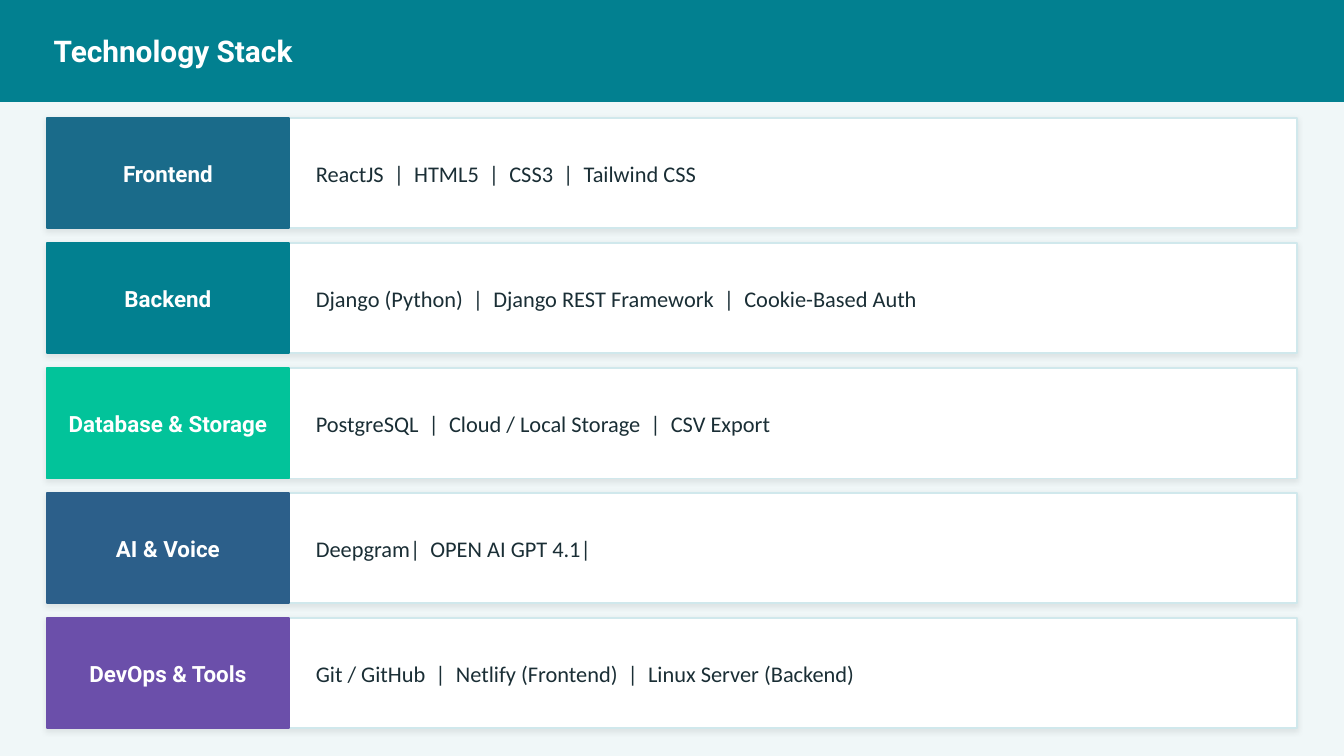
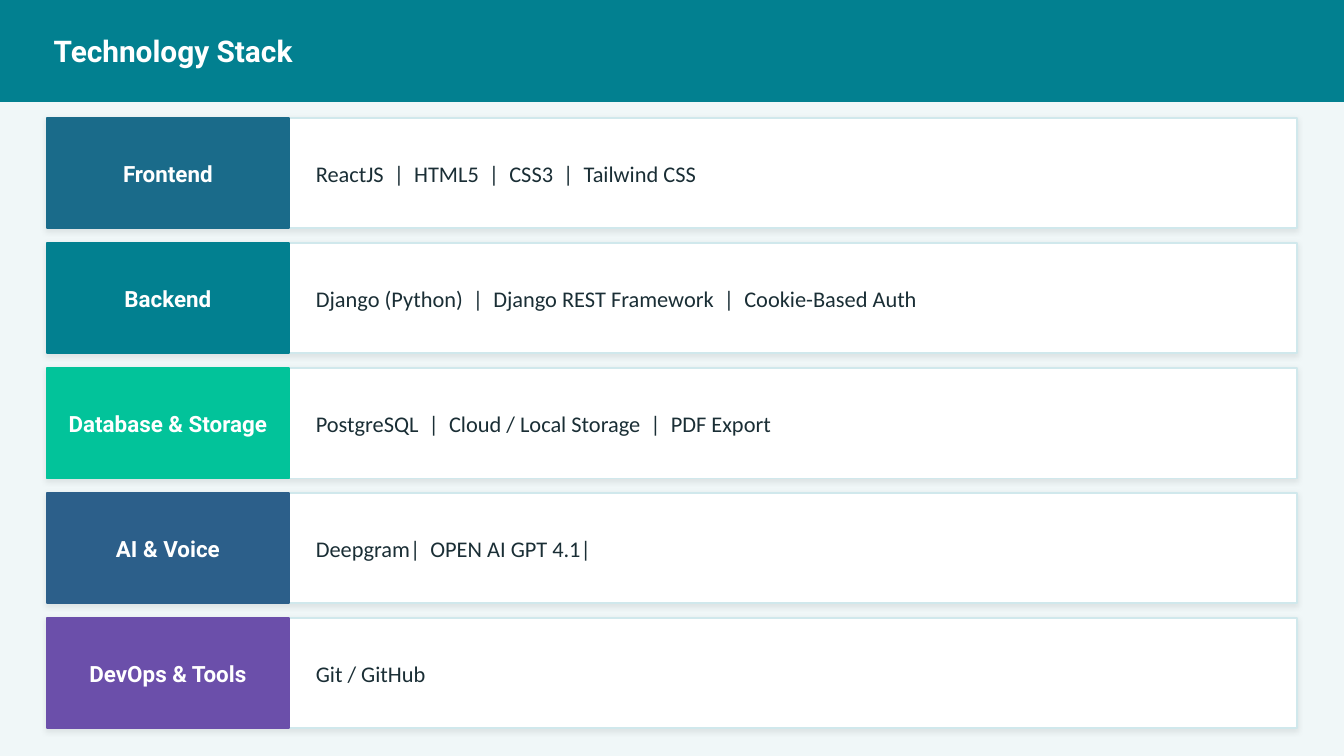
Before and after one commit to Hospital-Information-Management-System/Capstone, a slide deck: slide 11 of Project Slides/project-slides-final.pptx. Drawn at 1344x756 pixels with LibreOffice and Linux fonts; fonts in the diff are those of the drawing. Boxes give left, top, right and bottom in pixels: in the first picture for what was removed or moved away, otherwise in the second. Text is boxed around its words. In the diff, an @@ line names an element or a change of style, - is before the commit and + after.

```diff
--- a/Project Slides/project-slides-final.pptx
+++ b/Project Slides/project-slides-final.pptx
@@ text at bbox=[316, 416, 770, 436]: text changed @@
-PostgreSQL | Cloud / Local Storage | CSV Export
+PostgreSQL | Cloud / Local Storage | PDF Export
@@ text at bbox=[316, 666, 425, 682]: text changed @@
-Git / GitHub | Netlify (Frontend) | Linux Server (Backend)
+Git / GitHub
```
Also in this commit, not shown: 1 other slide changed, 2 other files.
